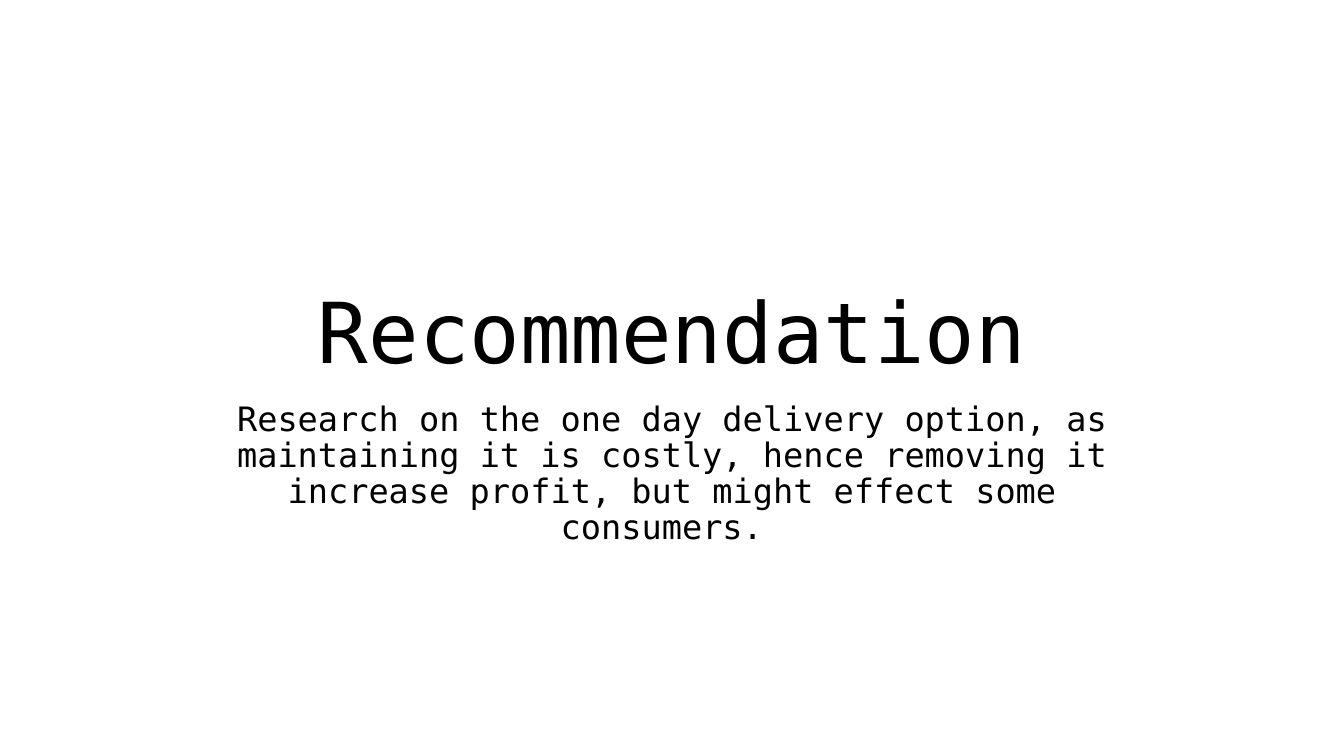
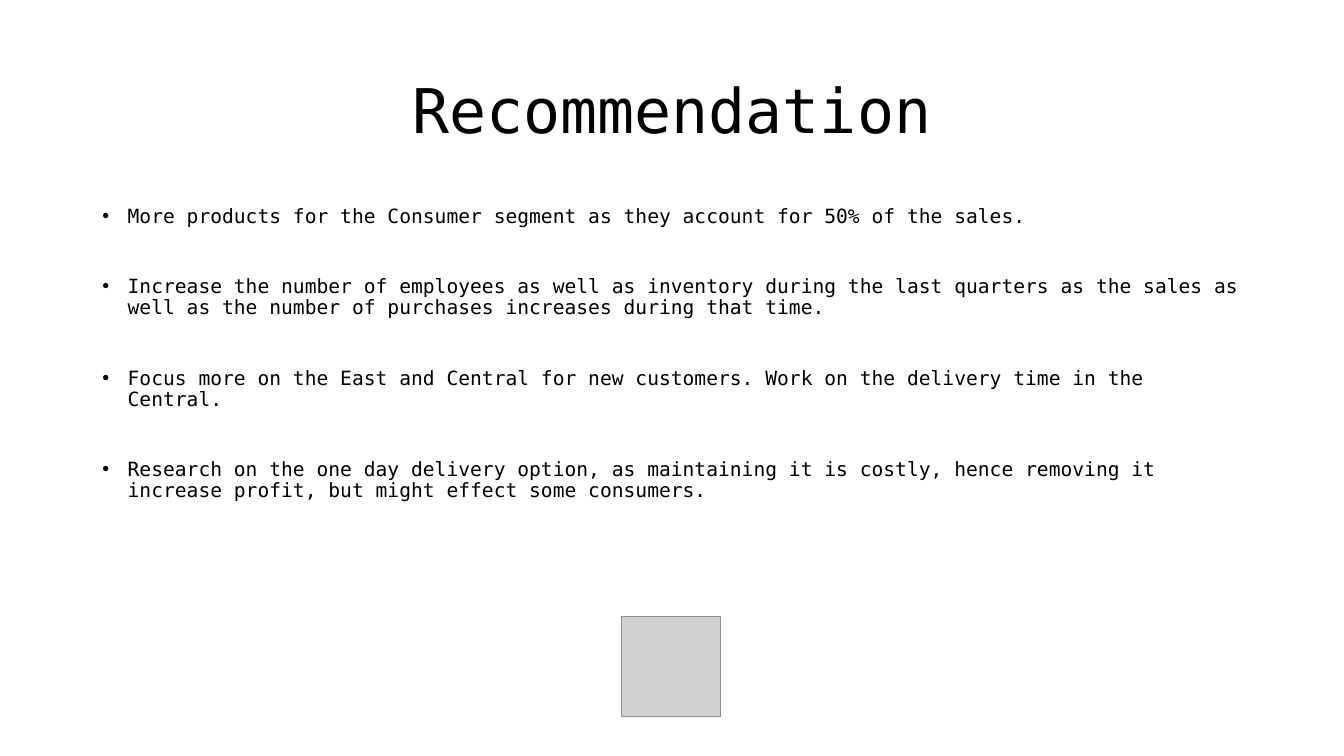
Before and after one commit to duy4nt/Data-Analysis, a slide deck: slide 19 of SuperstoreSalesAnalysis/Superstore Dataset Analysis.pptx (slide 24 before the commit). Drawn at 1344x756 pixels with LibreOffice and Linux fonts; fonts in the diff are those of the drawing; grey boxes stand for pictures. Boxes give left, top, right and bottom in pixels: in the first picture for what was removed or moved away, otherwise in the second. Text is boxed around its words. In the diff, an @@ line names an element or a change of style, - is before the commit and + after.

```diff
--- a/SuperstoreSalesAnalysis/Superstore Dataset Analysis.pptx
+++ b/SuperstoreSalesAnalysis/Superstore Dataset Analysis.pptx
@@ title "Recommendation": place and size @@
-title "Recommendation" at box(318, 299, 1026, 365)
+title "Recommendation" at box(412, 86, 931, 134)
@@ title "Recommendation" at box(412, 86, 931, 134): size 60 to 44 pt; vertical alignment bottom to middle @@
@@ text added at box(128, 208, 1238, 502), 14 pt, text #000000 @@
+• More products for the Consumer segment as they account for 50% of the sales.
+• Increase the number of employees as well as inventory during the last quarters as the sales as well as the number of purchases increases during that time.
+• Focus more on the East and Central for new customers. Work on the delivery time in the Central.
+• Research on the one day delivery option, as maintaining it is costly, hence removing it increase profit, but might effect some consumers.
@@ subtitle removed at box(237, 405, 1106, 540) @@
-Research on the one day delivery option, as maintaining it is costly, hence removing it increase profit, but might effect some consumers.
@@ picture added at box(621, 617, 720, 716) @@
```
Also in this commit, not shown: 3 other slides changed, 15 slides added, 18 slides removed, 2 other files.
